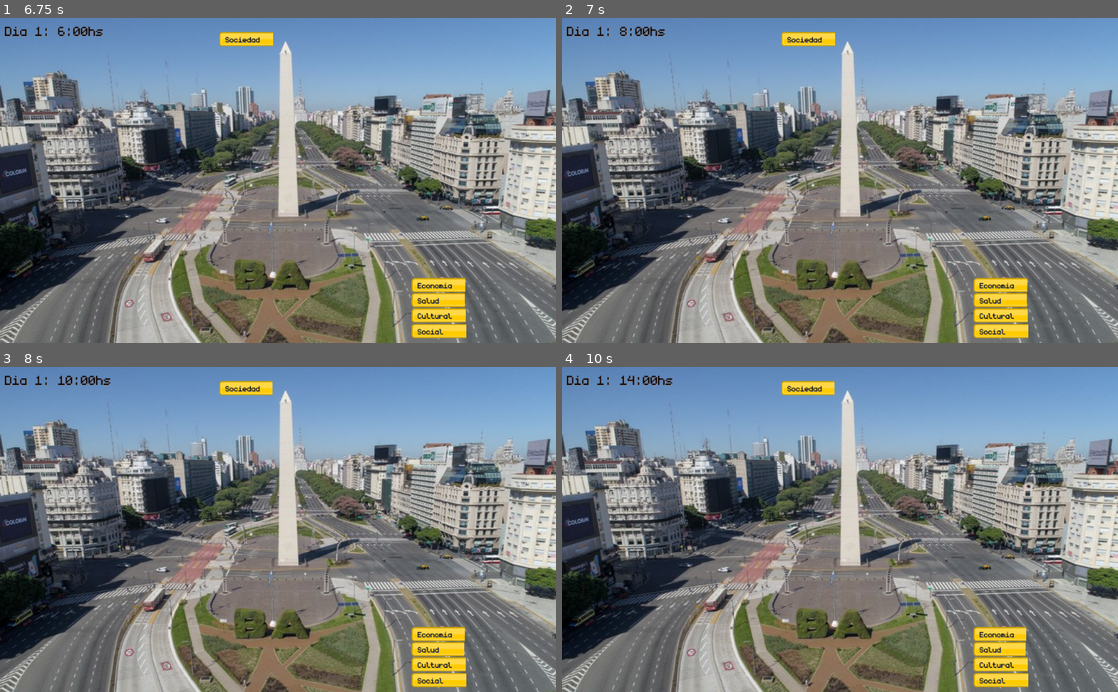
Above: before the commit, frames 1-4 (two rows, left to right).
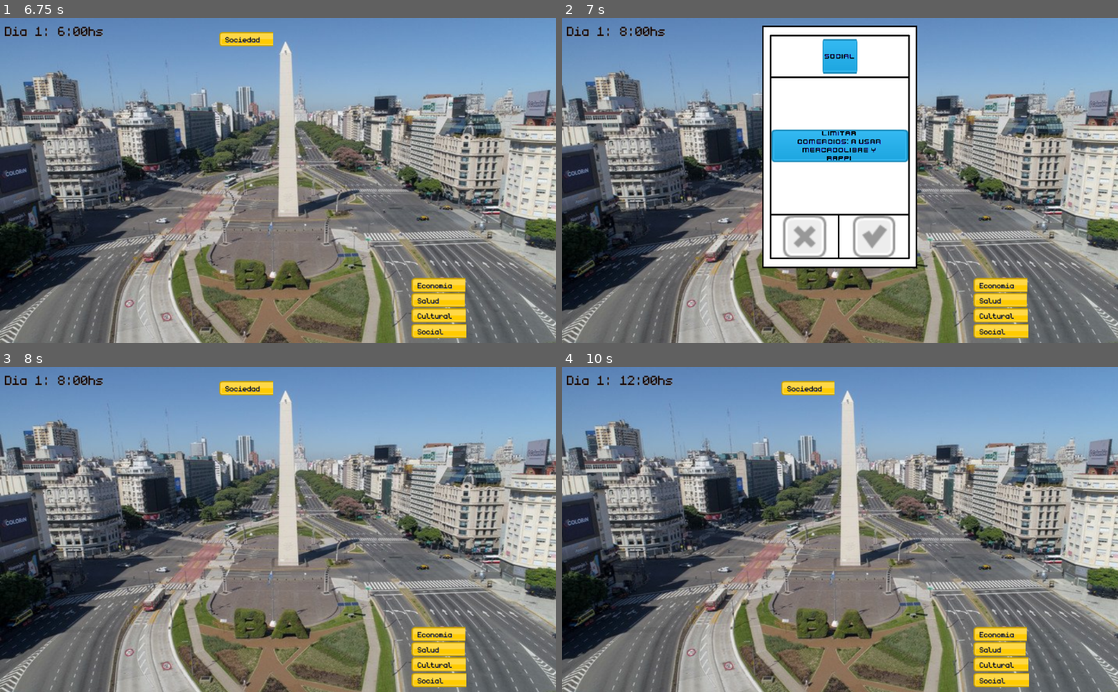
Above: after the commit, the same moments.

Repository: compumundohipermegaredUNQ/SimCovid-21
Game: Godot game, scene res://Main.tscn
The game is run twice, just before and just after one commit, with the same random seed, the same clock (stepped at 60 frames per second) and the same inputs.
Inputs (mouse positions are in pixels of both pictures, inside the frame that each line leads up to):
- Up to frame 1 (6.75 s): click (311, 235) at 0.5 s; click (244, 235) at 1.25 s; click (311, 235) at 2 s; click (244, 235) at 2.75 s; click (311, 235) at 3.5 s; tap Enter at 4.25, 5.75 s; tap Space at 5, 6.5 s
- Up to frame 2 (7 s): no input
- Up to frame 3 (8 s): click (244, 584) at 7.27 s
- Up to frame 4 (10 s): tap Enter at 8.75 s; tap Space at 9.5 s

Frame 1 is identical in both runs. In frame 2, 21% of the frame differs, in the area x 36-64%, y 2-78%; in frame 3, 0.2%; in frame 4, less than 0.1%.

Commit message:
Handle signals - Expand data base

Diff:
--- a/src/Bar/HealthBar.gd
+++ b/src/Bar/HealthBar.gd
@@ -24,7 +24,7 @@
 	global_clock.connect("speed_updated", self, "_set_speed_multiplier")
 	_update_value()
 	timer.connect("timeout", self, "_update_value")
-	self.connect("low_bar", DeckOfCards, "raise_card")
+	self.connect("low_bar", DeckOfCards, "raise_low_card")
 
 func set_value(value:float):
 	healthbar.value = value
--- a/src/Card/CardBase.tscn
+++ b/src/Card/CardBase.tscn
@@ -115,6 +115,7 @@
 text = "Limitar Comercios"
 align = 1
 valign = 1
+percent_visible = -0.0625
 __meta__ = {
 "_edit_use_anchors_": false
 }
--- a/src/Card/CardsDatabase.gd
+++ b/src/Card/CardsDatabase.gd
@@ -2,10 +2,19 @@
 
 onready var card_scene = preload("res://src/Card/CardBase.tscn")
 
-# Multipliers order Social, Economico, Cultural, Salud
-
-var INITIAL_DECK = {
-	"Introduccion": ["Sos el nuevo encargado de la ciudad, debes aceptar desiciones o rechazarlas, estas tendran un efecto inamovible por 15 dias, asi que elegi bien. Espero que hayas entendido por que quieras o no vamos a empezar", [0.0, 0.0, 0, 0.0]],
+#Multipliers order Social, Economico, Cultural, Salud
+#[0.0, 0.0, 0.0, 0.0]
+
+var firstRound = true
+var current_deck
+var current_used_deck
+
+const INFO_DECK = {
+	'Introduccion': ["Sos el nuevo encargado de la ciudad, debes aceptar desiciones o rechazarlas, estas tendran un efecto inamovible por 15 dias, asi que elegi bien. Espero que hayas entendido por que quieras o no vamos a empezar", [0.0, 0.0, 0.0, 0.0]],
+	'RoundResume': ["Resumen"]
+}
+
+const INITIAL_DECK = {
 	"Social": ['Las cartas con esta categoria la afectaran principalmente, y decidiran que tan mal o bien queres tratar a tus ciudadanos', [0.05, 0.02, 0.03, -0.05]],
 	"Economico": ['Las cartas con esta categoria la afectaran principalmente, y decidiran si lo que te importa es solo la plata', [0.01, 0.05, 0.02, -0.2]],
 	"Cultural": ['Las cartas con esta categoria la afectaran principalmente, y decidiran si tus ciudadanos aprenderan algo o olvidaran todo lo aprendido', [0.03, 0.01, 0.05, -0.05]],
@@ -17,81 +26,154 @@
 		["Limitar Comercios: A usar MercadoLibre y Rappi", [-0.2, -0.08, 0, 0.04]],
 		["Limitar Circulacion: No mas salidas, solo clandestinas", [-0.14, -0.05, -0.02, 0.06]],
 		["Prohibir Eventos: Bienvenidos los Zoomples", [-0.18, 0, -0.04, 0.05]],
-	],
+#		["Eventos", "Prohibir eventos masivos", 0.6],
+	],
+
 	"Economico": [
 		["Planes Sociales: Al pais se lo saca laburando?", [0.6, -0.17, 0.0, 0.02]],
 		["Reducir Impuestos: ", [0.07, -0.19, -0.03, -0.4]],
 		["Libre Comercio: Aduana quien te conoce", [-0.03, -0.14, 0.04, 0.1]],
-	],
+#		["Dolar", "Aumentar cepo", 0.3],
+	],
+
 	"Cultural": [
 		["Cerrar Escuelas: Los docentes a las aulas... virtuales", [-0.04, 0.0, -0.19, 0.07]],
 		["Prohibir Deportes: Excepto las canchitas de fulbo 5", [-0.06, 0.0, -0.15, 0.06]],
 		["Prohibir Actividades al Aire Libre: Adios runners", [-0.08, 0.0, -0.17, 0.05]],
-	],
+#		["Museos", "Cerrar museos", 0.4],
+	],
+
 	"Salud": [
 		["Ayuda a Esenciales: Y no, los politicos no entramos aca", [0.04, -0.07, 0.0, 0.15]],
 		["Aumento de Investigacion: Es esto o tener fe de no salir hablando ruso", [0.0, -0.06, 0.03, 0.17]],
 		["Inversion en Suplmentos: A traer mas barbijos, y enseñar como usarlos", [0.03, -0.08, 0.02, 0.19]],
+		["La gente esta triste. ¿ Les dejamos ver a Tinelli ?", [0.0, 0.0, 0.0, 0.4]]
+#		["Vacunas", "Conseguir vacunas", 0.4]
 	]
 }
 
-var EVENT_DECK = {
-	"Salud": [
-		["La gente esta triste. ¿ Les dejamos ver a Tinelli ?", [0.0, 0.0, 0.0, 0.4]]
-	]
-}
-
-var USED_DECK = {
+var USED_RANDOM_DECK = {
 	"Social": [],
 	"Economico": [],
 	"Cultural": [],
 	"Salud": []
 }
 
-var current_deck = RANDOM_DECK
-
-func get_next_initial_card():
-	var card_type = INITIAL_DECK.keys().front()
-	var card = _get_card_instance_from_info(card_type, INITIAL_DECK[card_type])
-	INITIAL_DECK.erase(card_type)
-	return card
-
-func has_more_initial_cards():
-	return !INITIAL_DECK.keys().empty()
+var GOOD_EVENT_DECK = {
+	"Social": [
+		["Limitar Comercios: A usar MercadoLibre y Rappi", [-0.2, -0.08, 0, 0.04]],
+		["Limitar Circulacion: No mas salidas, solo clandestinas", [-0.14, -0.05, -0.02, 0.06]],
+		["Prohibir Eventos: Bienvenidos los Zoomples", [-0.18, 0, -0.04, 0.05]],
+	],
+	"Economico": [
+		["Planes Sociales: Al pais se lo saca laburando?", [0.6, -0.17, 0.0, 0.02]],
+		["Reducir Impuestos: ", [0.07, -0.19, -0.03, -0.4]],
+		["Libre Comercio: Aduana quien te conoce", [-0.03, -0.14, 0.04, 0.1]],
+	],
+	"Cultural": [
+		["Cerrar Escuelas: Los docentes a las aulas... virtuales", [-0.04, 0.0, -0.19, 0.07]],
+		["Prohibir Deportes: Excepto las canchitas de fulbo 5", [-0.06, 0.0, -0.15, 0.06]],
+		["Prohibir Actividades al Aire Libre: Adios runners", [-0.08, 0.0, -0.17, 0.05]],
+	],
+	"Salud": [
+		["Ayuda a Esenciales: Y no, los politicos no entramos aca", [0.04, -0.07, 0.0, 0.15]],
+		["Aumento de Investigacion: Es esto o tener fe de no salir hablando ruso", [0.0, -0.06, 0.03, 0.17]],
+		["Inversion en Suplmentos: A traer mas barbijos, y enseñar como usarlos", [0.03, -0.08, 0.02, 0.19]],
+		["La gente esta triste. ¿ Les dejamos ver a Tinelli ?", [0.0, 0.0, 0.0, 0.4]]
+	]
+}
+
+var USED_GOOD_EVENT_DECK = {
+	"Social": [],
+	"Economico": [],
+	"Cultural": [],
+	"Salud": []
+}
+
+var BAD_EVENT_DECK = {
+	"Social": [
+		["Limitar Comercios: A usar MercadoLibre y Rappi", [-0.2, -0.08, 0, 0.04]],
+		["Limitar Circulacion: No mas salidas, solo clandestinas", [-0.14, -0.05, -0.02, 0.06]],
+		["Prohibir Eventos: Bienvenidos los Zoomples", [-0.18, 0, -0.04, 0.05]],
+	],
+	"Economico": [
+		["Planes Sociales: Al pais se lo saca laburando?", [0.6, -0.17, 0.0, 0.02]],
+		["Reducir Impuestos: ", [0.07, -0.19, -0.03, -0.4]],
+		["Libre Comercio: Aduana quien te conoce", [-0.03, -0.14, 0.04, 0.1]],
+	],
+	"Cultural": [
+		["Cerrar Escuelas: Los docentes a las aulas... virtuales", [-0.04, 0.0, -0.19, 0.07]],
+		["Prohibir Deportes: Excepto las canchitas de fulbo 5", [-0.06, 0.0, -0.15, 0.06]],
+		["Prohibir Actividades al Aire Libre: Adios runners", [-0.08, 0.0, -0.17, 0.05]],
+	],
+	"Salud": [
+		["Ayuda a Esenciales: Y no, los politicos no entramos aca", [0.04, -0.07, 0.0, 0.15]],
+		["Aumento de Investigacion: Es esto o tener fe de no salir hablando ruso", [0.0, -0.06, 0.03, 0.17]],
+		["Inversion en Suplmentos: A traer mas barbijos, y enseñar como usarlos", [0.03, -0.08, 0.02, 0.19]],
+		["La gente esta triste. ¿ Les dejamos ver a Tinelli ?", [0.0, 0.0, 0.0, 0.4]]
+	]
+}
+
+var USED_BAD_EVENT_DECK = {
+	"Social": [],
+	"Economico": [],
+	"Cultural": [],
+	"Salud": []
+}
+
+#Getters & Setters
+func _set_deck(deck):
+	current_deck = deck
+
+func _get_deck():
+	return current_deck
+
+func _set_current_used_deck(deck):
+	current_used_deck = deck
 
 func get_types():
 	return _get_deck().keys()
 
+#Deck inicial para quincena
+func set_initial_deck():
+	current_deck = INITIAL_DECK.duplicate()
+	var card
+	if firstRound:
+		card = _get_card_instance_from_info('Introduccion', INFO_DECK['Introduccion'])
+		firstRound = false
+	else:
+		card = _get_card_instance_from_info('RoundResume', INFO_DECK['RoundResume'])
+	return card
+
+func _get_card_instance_from_info(card_type, card_info:Array):
+	var card = card_scene.instance()
+	card.initialize(card_type, card_info[0], card_info[1])
+	return card
+
+func get_next_initial_card():
+	var card_type = current_deck.keys().front()
+	var card = _get_card_instance_from_info(card_type, current_deck[card_type])
+	current_deck.erase(card_type)
+	return card
+
+func has_more_initial_cards():
+	return !current_deck.keys().empty()
+
 # Retorna una carta random de un tipo de carta random.
 func get_random_card_and_type():
+	_set_deck(RANDOM_DECK)
+	_set_current_used_deck(USED_RANDOM_DECK)
 	return _get_random_card(_get_random_type())
-
-# Retorna una carta random del tipo solicitado. Si no hay cartas de ese tipo disponibles
-# en el random deck, se sacan del used deck.
-func get_random_card_from_type(card_type:String, move_to_used = true):
-	if get_types().has(card_type):
-		return _get_random_card(card_type, move_to_used)
-	else:
-		var card_info = _get_random(USED_DECK[card_type])
-		return _get_card_instance_from_info(card_type, card_info)
-
-func get_random_event_card_from_type(card_type:String):
-	_set_deck(EVENT_DECK)
-	var card = get_random_card_from_type(card_type, false)
-	_set_deck(RANDOM_DECK)
-	return card
-
-func _set_deck(deck):
-	current_deck = deck
-
-func _get_deck():
-	return current_deck
 
 # Retorna un tipo de carta random
 func _get_random_type():
 	if get_types().empty():
 		_restart_deck()
 	return _get_random(get_types())
+
+#Random de lista
+func _get_random(list:Array):
+	return list[randi() % list.size()]
 
 # Retorna una carta del tipo solicitado del random deck y la mueve al used deck.
 # Si la carta es la ultima de su tipo, elimina a dicho tipo del random deck
@@ -102,20 +184,30 @@
 	var card_info = cards[index]
 	cards.remove(index)
 	if move_to_used:
-		USED_DECK[card_type].append(card_info)
+		USED_RANDOM_DECK[card_type].append(card_info)
 	if _get_deck()[card_type].empty():
 		_get_deck().erase(card_type)
 	return _get_card_instance_from_info(card_type, card_info)
 
-func _get_random(list:Array):
-	return list[randi() % list.size()]
+# Retorna una carta random del tipo solicitado. Si no hay cartas de ese tipo disponibles
+# en el random deck, se sacan del used deck.
+func get_random_card_from_type(card_type:String, move_to_used = true):
+	if get_types().has(card_type):
+		return _get_random_card(card_type, move_to_used)
+	else:
+		var card_info = _get_random(current_used_deck[card_type])
+		return _get_card_instance_from_info(card_type, card_info)
+
+# Retorno carta random de evento negativo
+func get_low_event_card_from_type(card_type:String):
+	_set_deck(BAD_EVENT_DECK)
+	_set_current_used_deck(USED_BAD_EVENT_DECK)
+	var card = get_random_card_from_type(card_type, false)
+	_set_deck(RANDOM_DECK)
+	_set_current_used_deck(USED_RANDOM_DECK)
+	return card
 
 func _restart_deck():
-	RANDOM_DECK = USED_DECK
-	for type in USED_DECK.keys():
-		USED_DECK[type] = []
-
-func _get_card_instance_from_info(card_type, card_info:Array):
-	var card = card_scene.instance()
-	card.initialize(card_type, card_info[0], card_info[1])
-	return card
+	RANDOM_DECK = USED_RANDOM_DECK
+	for num in USED_RANDOM_DECK.keys():
+		USED_RANDOM_DECK[num] = []
--- a/src/Clock/Clock.gd
+++ b/src/Clock/Clock.gd
@@ -10,11 +10,19 @@
 
 signal day_change
 signal speed_updated
+signal morning
+
+func morningCard():
+#	print("Antes del if")
+	if(hour_count == 8 ):
+		emit_signal("morning")
+#		print("Despues del if y la señal")
 
 func initialize(timer:Timer):
 	set_seconds_per_day(seconds_per_day)
 	_do_update()
 	timer.connect("timeout", self, "_update")
+	self.connect("morning", DeckOfCards, "raise_card")
 
 func set_seconds_per_day(seconds_in_a_day:float):
 	hours_per_second = round(24/seconds_in_a_day)
@@ -26,6 +34,8 @@
 		emit_signal("day_change")
 		day_count += 1
 		hour_count -= 24
+	morningCard()
+#	print(hour_count)
 	_do_update()
 
 func _do_update():
--- a/src/DeckOfCards/DeckOfCards.gd
+++ b/src/DeckOfCards/DeckOfCards.gd
@@ -16,7 +16,7 @@
 func initialize(main, timer):
 	parent = main
 	main_timer = timer
-	get_next_initial_card()
+	parent.add_child(CardsDatabaseDeck.set_initial_deck())
 
 func get_next_initial_card():
 	var card = CardsDatabaseDeck.get_next_initial_card()
@@ -36,7 +36,15 @@
 		game_started = true
 		parent._startGame(multipliers)
 
-func raise_card(card_type):
+func raise_card():
 	main_timer.stop()
-	var card = CardsDatabaseDeck.get_random_event_card_from_type(card_type)
+	var card = CardsDatabaseDeck.get_random_card_and_type()
 	parent.add_child(card)
+
+func raise_low_card(card_type):
+	main_timer.stop()
+	var card = CardsDatabaseDeck.get_low_event_card_from_type(card_type)
+	parent.add_child(card)
+
+func _on_Clock_morning():
+	raise_card()
